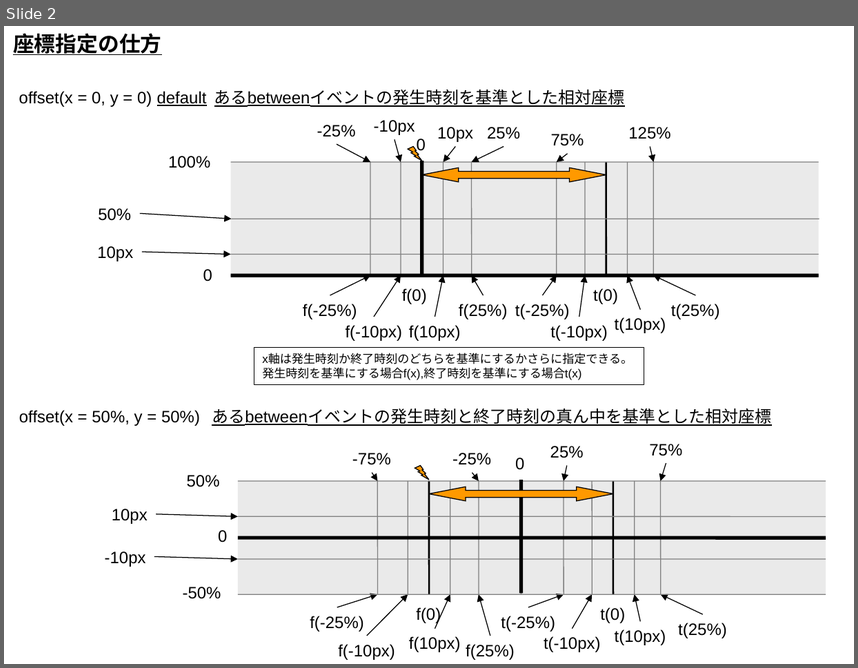
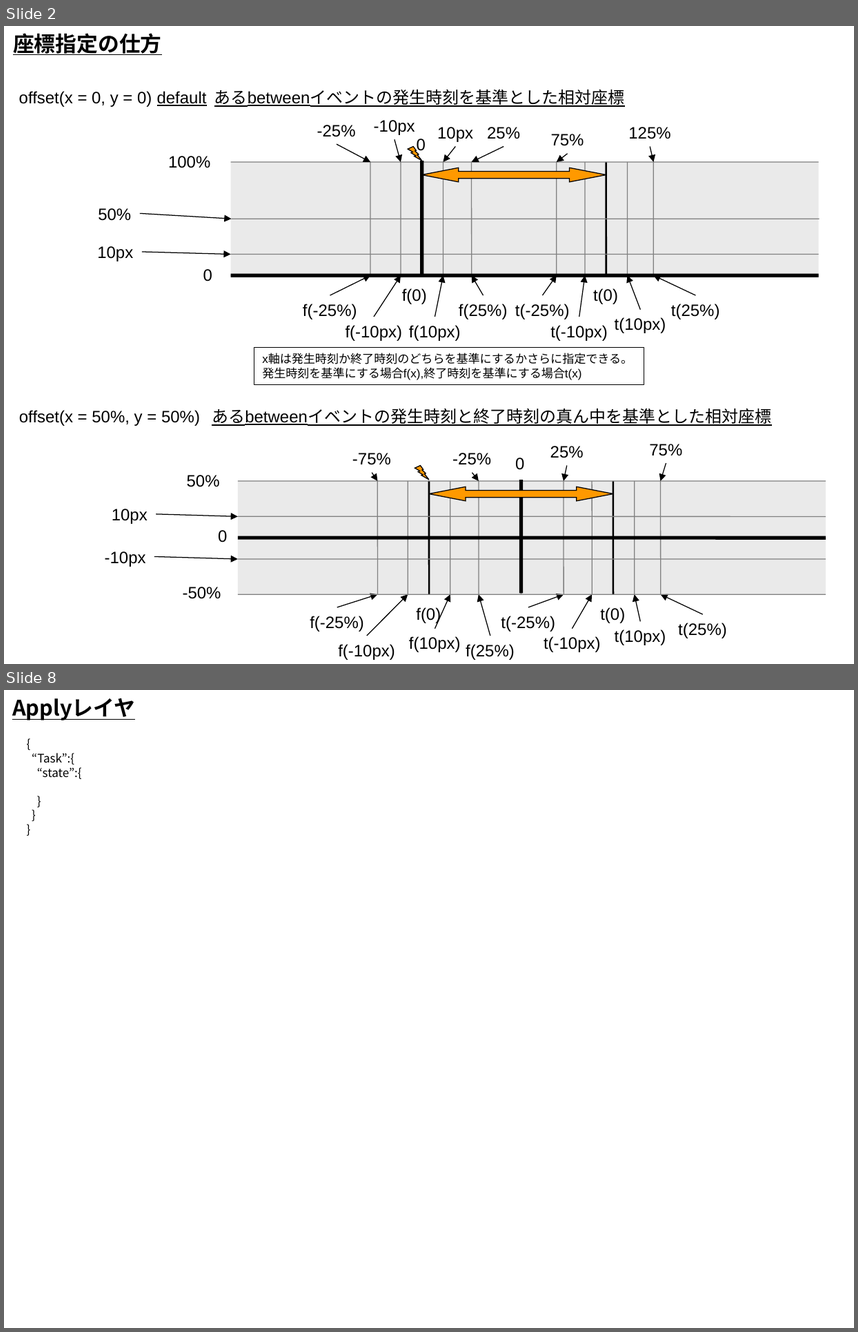
Before and after one commit to YixiaoLi/tlv4mc, a slide deck: TLV/doc/設計/可視化ルール構想.ppt. Shown one above the other, each under a label of ours: slide 2 before the commit, slides 2 and 8 after it; the slides between them are not shown. The pictures are 858x668 and 858x1332 pixels, drawn with LibreOffice and Linux fonts; fonts in the diff are those of the drawing. Boxes give left, top, right and bottom in pixels: in the first picture for what was removed or moved away, otherwise in the second. Text is boxed around its words. In the diff, an @@ line names an element or a change of style, - is before the commit and + after.

```diff
--- a/TLV/doc/設計/可視化ルール構想.ppt
+++ b/TLV/doc/設計/可視化ルール構想.ppt
@@ slide 8 added at box(4, 690, 854, 1328), background #FFFFFF @@
@@ title added at box(12, 698, 135, 720), 18 pt, text #000000, bold, underline @@
+Applyレイヤ
@@ text added at box(32, 753, 82, 779), 10 pt, text #000000 @@
+{
+“Task”:{
+“state”:{
+}
+}
+}
```
Also in this commit, not shown: 2 slides changed, 3 other slides added, 3 slides removed, 1 other file.
